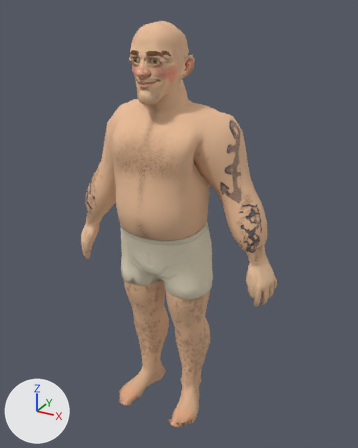
Renders of the glTF model models/brother.glb from each side of a commit.
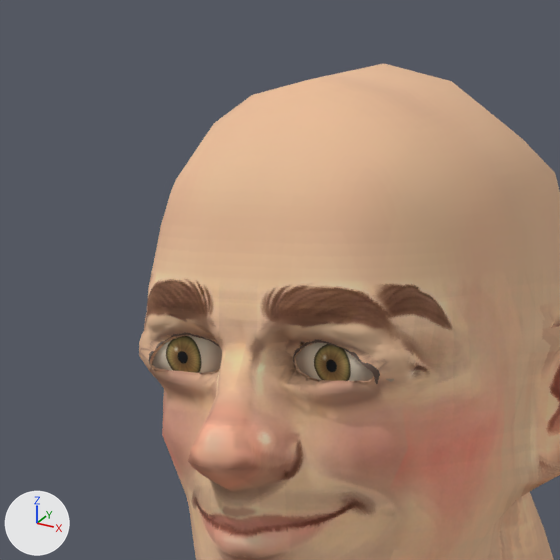
There are two pictures of each version: one whole from a camera (50 mm lens) standing at (1.106, -1.889, 1.987) and looking at (0.049, 0.034, 1.026), one close up on the part from 31% to 52% of the width and 3% to 20% of the height. Arrows for +X, +Y and +Z are at lower left; the lights stay in place. The last two pictures show the newer version. Vertices at exactly the same position are counted once.

The first close-up shows 'brother_body', 'brother_eyes' and 1 more.
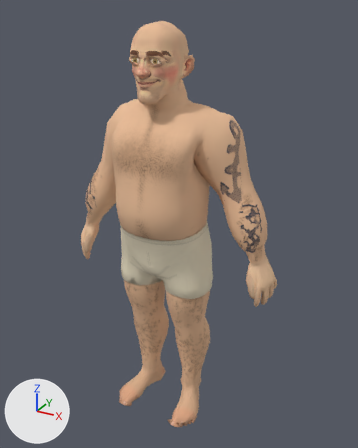
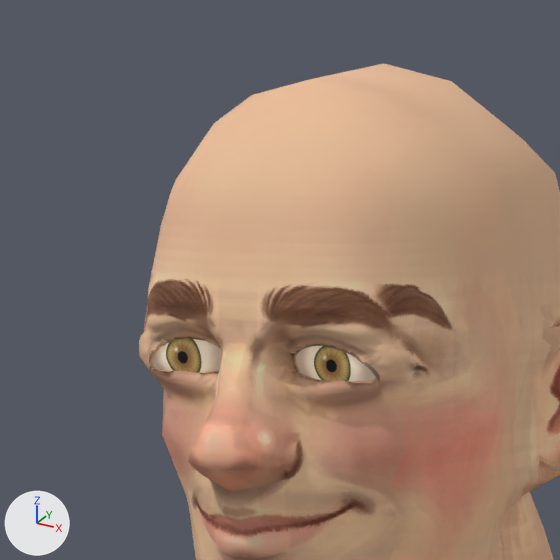
Where the change shows, as pixel boxes [x1, y1, x2, y2] in the close-ups (560 x 560 px; the box of a moved part takes in the faces that stretch with it):
'brother_eyes', surface changed (brown to beige): [152, 339, 374, 381] in both
part 1 of me_brother_body, moved or reshaped: before [139, 305, 407, 398]; after [139, 314, 383, 399]

What changed in the scene script:
```text
Change mat_brother_eye:
    where n0 = _N.new('ShaderNodeBsdfPrincipled'); n0.name = 'Principled BSDF'
    add n0.inputs[28].default_value = 0.35  # 'Emission Strength'
    add n3 = _N.new('ShaderNodeTexImage'); n3.name = 'Image Texture.001'
    add n3.image = img_brother_eye
    where n2 = _N.new('ShaderNodeTexImage'); n2.name = 'Image Texture'
    remove _L.new(n2.outputs[0], n0.inputs[0])  # 'Color' to 'Base Color'
    add _L.new(n2.outputs[0], n0.inputs[27])  # 'Color' to 'Emission Color'
    add _L.new(n3.outputs[0], n0.inputs[0])  # 'Color' to 'Base Color'
Change me_brother_body:
    used by ob_brother_body; location = (0.0, 0.0, 0.0)
    remove me_brother_body.from_pydata(...)  # 3072 vertices, 6000 faces; spans x -0.55..0.55, y -0.23..0.19, z 0.0..1.93
    add me_brother_body.from_pydata(...)  # 3090 vertices, 6036 faces; spans x -0.55..0.55, y -0.23..0.19, z 0.0..1.93
    me_brother_body part 1: 41 vertices moved within x -0.08..0.07, y -0.16..-0.14, z 1.78..1.81; 21 vertices removed from x -0.08..0.08, y -0.17..-0.14, z 1.78..1.81; 39 vertices added at x -0.06..0.07, y -0.16..-0.15, z 1.78..1.81
```
